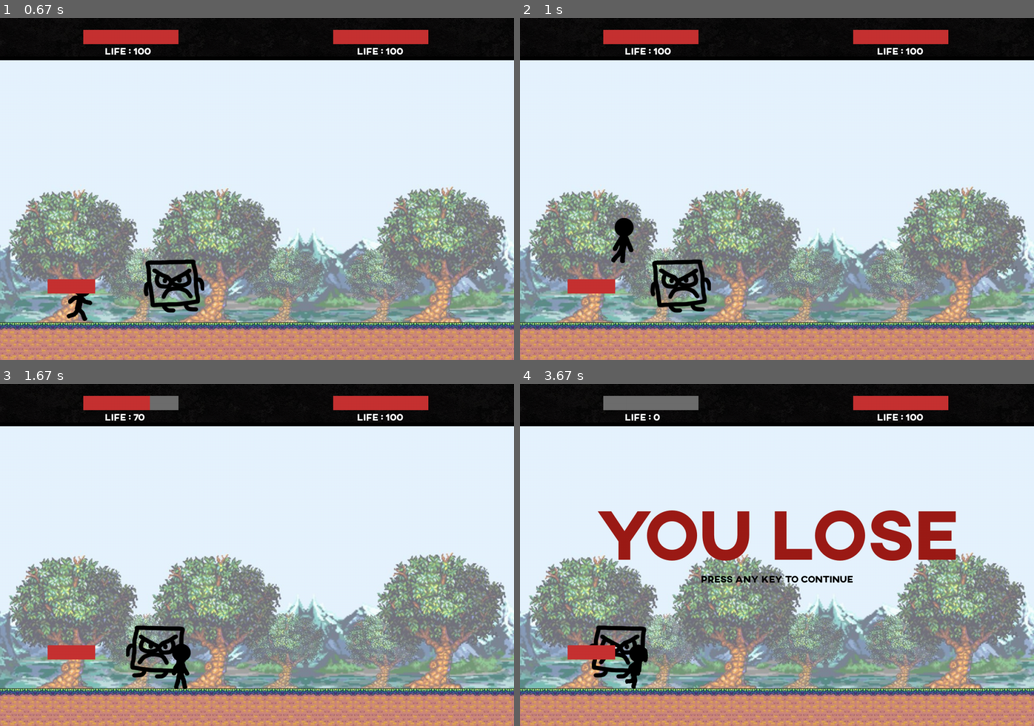
Above: before the commit, frames 1-4 (two rows, left to right).
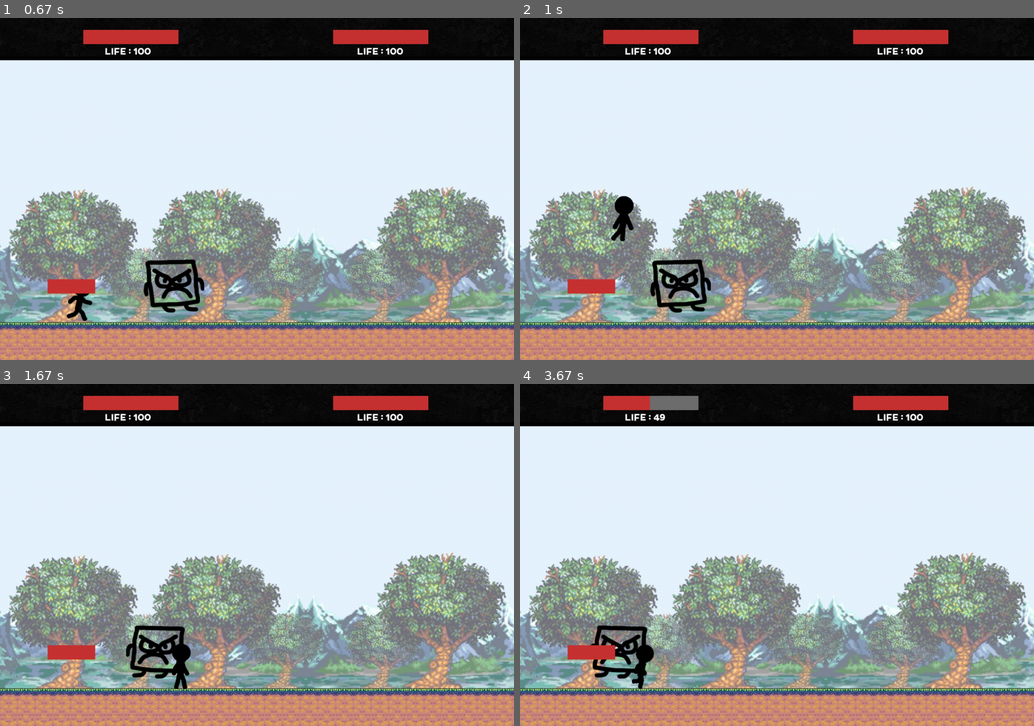
Above: after the commit, the same moments.

Repository: thmspry/jeu-pygame-maths
Game: pygame game, started from Game.py
The game is run twice, just before and just after one commit, with the same random seed, the same clock (stepped at 60 frames per second) and the same inputs.
Inputs:
- Up to frame 1 (0.67 s): hold Right from 0.33 s (still down)
- Up to frame 2 (1 s): release Right at 0.8 s; hold Up from 0.83 s (still down)
- Up to frame 3 (1.67 s): release Up at 1.13 s; hold Right 1.17-1.63 s
- Up to frame 4 (3.67 s): hold Left 1.67-2.2 s; hold Left 2.23-2.63 s; hold Up 2.67-3.03 s; hold Right from 3.07 s (still down)

Frame 1 is identical in both runs. In frame 2, 0.5% of the frame differs, in the area x 17-23%, y 52-72%; in frame 3, 0.3%; in frame 4, 6.3%, in the area x 13-85%, y 3-90%.

Commit message:
Début colision plateforme

Diff:
--- a/Player.py
+++ b/Player.py
@@ -53,7 +53,7 @@
         return self.rect.bottom == GameConfig.Y_GROUND
 
     def on_platform(self):
-        return self.rect.bottom == GameConfig.Y_PLATFORMS[0] and self.rect.left >= GameConfig.X_PLATFORMS[0] and self.rect.right <= GameConfig.X_PLATFORMS[0] + GameConfig.PLATFORM_W
+        return self.rect.bottom <= GameConfig.Y_PLATFORMS[0] and self.rect.bottom <= GameConfig.Y_PLATFORMS[0] and self.rect.right >= GameConfig.X_PLATFORMS[0] and self.rect.left <= GameConfig.X_PLATFORMS[0] + GameConfig.PLATFORM_W
 
     def touch_border(self):
         return self.rect.right >= GameConfig.windowW or self.rect.left == 0 or self.rect.top <= 0
@@ -64,7 +64,7 @@
     def advance_state(self, next_move, enemy):
         fx = 0
         fy = 0
-        print("Sur la plat ? ",self.on_platform())
+        print(self.rect.bottom, " ; ", GameConfig.Y_PLATFORMS[0])
         if next_move.left:
             fx = GameConfig.force_left_player
             self.direction = Player.LEFT
